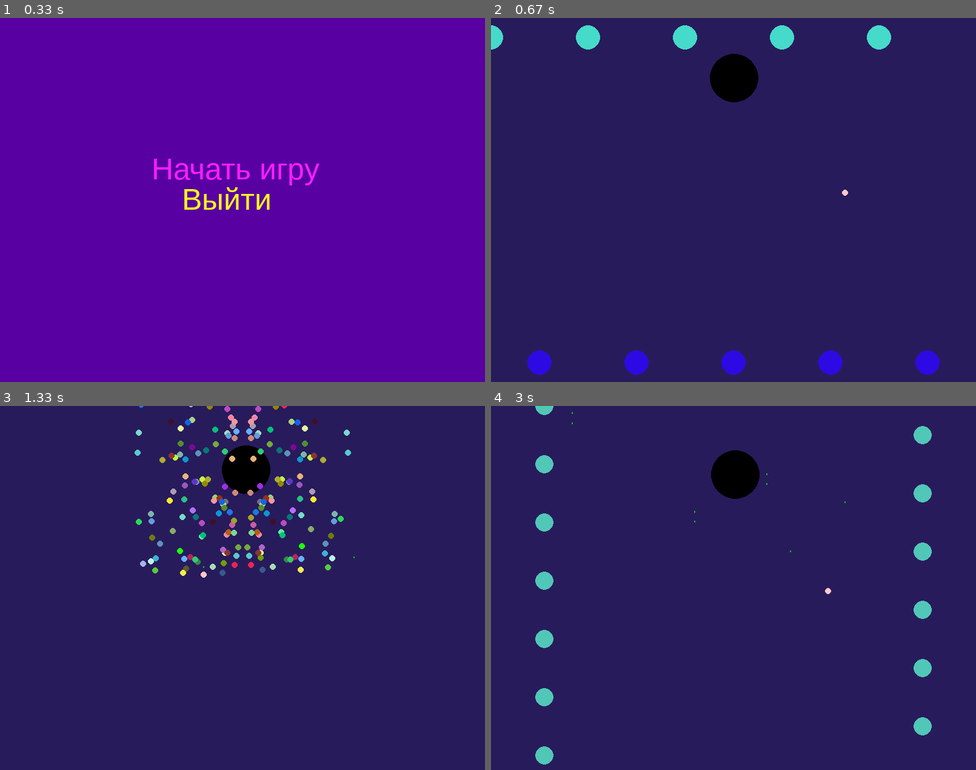
Above: before the commit, frames 1-4 (two rows, left to right).
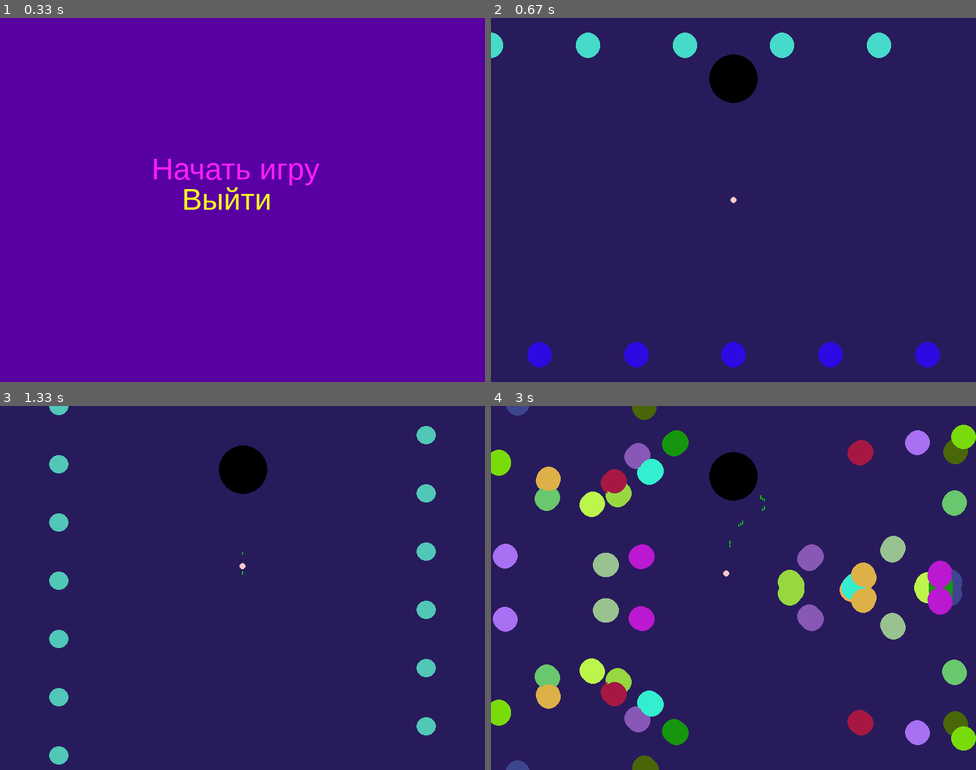
Above: after the commit, the same moments.

Repository: YuryNagorny/Gleb-Yura-PyGame
Game: pygame game, started from main.py
The game is run twice, just before and just after one commit, with the same random seed, the same clock (stepped at 60 frames per second) and the same inputs.
Inputs (mouse positions are in pixels of both pictures, inside the frame that each line leads up to):
- Up to frame 1 (0.33 s): no input
- Up to frame 2 (0.67 s): press the mouse at (689, 185) at 0.37 s; move the mouse to (767, 189) at 0.47 s; release the mouse at (845, 192) at 0.6 s
- Up to frame 3 (1.33 s): tap 1 at 0.67 s; hold W from 1 s (still down); move the mouse to (203, 573) at 1.03 s; tap Space at 1.07 s
- Up to frame 4 (3 s): tap Space at 1.37, 1.57, 1.87, 2.07, 2.37, 2.63, 2.97 s; release W at 1.47 s; hold D 1.5-1.97 s; move the mouse to (573, 460) at 1.53 s; hold A 2-2.53 s; move the mouse to (767, 504) at 2.03 s; tap 1 at 2.15 s; hold S 2.57-2.87 s; move the mouse to (791, 562) at 2.6 s; hold A from 2.9 s (still down); move the mouse to (830, 591) at 2.93 s

Frame 1 is identical in both runs. In frame 2, 2.1% of the frame differs, in the area x 0-93%, y 2-98%; in frame 3, 4.7%; in frame 4, 15%, in the area x 0-100%, y 0-100%.

Commit message:
Update main.py

Diff:
--- a/main.py
+++ b/main.py
@@ -17,50 +17,41 @@
                 color = (random.randint(0, 255), random.randint(0, 255), random.randint(0, 255))
                 vector = (1, random.randint(20, 500) / 100, random.randint(20, 500) / 100)
                 self.projectiles.append(Projectile(coord[0], coord[1], radius[self.type_], color, 0, vector))
-                self.projectiles.append(
-                    Projectile(coord[0], coord[1], radius[self.type_], color, 0, (0, vector[1], vector[-1])))
+                self.projectiles.append(Projectile(coord[0], coord[1], radius[self.type_], color, 0, (0, vector[1], vector[-1])))
         if self.geometry == 2:
             for _ in range(0, self.count):
                 color = (random.randint(0, 255), random.randint(0, 255), random.randint(0, 255))
                 vector = (1, random.randint(20, 500) / 100, random.randint(20, 500) / 100)
                 self.projectiles.append(Projectile(coord[0], coord[1], radius[self.type_], color, 0, vector))
-                self.projectiles.append(
-                    Projectile(coord[0], coord[1], radius[self.type_], color, 0, (0, vector[1], vector[-1])))
+                self.projectiles.append(Projectile(coord[0], coord[1], radius[self.type_], color, 0, (0, vector[1], vector[-1])))
                 self.projectiles.append(Projectile(coord[0], coord[1], radius[self.type_], color, 1, vector))
-                self.projectiles.append(
-                    Projectile(coord[0], coord[1], radius[self.type_], color, 1, (0, vector[1], vector[-1])))
+                self.projectiles.append(Projectile(coord[0], coord[1], radius[self.type_], color, 1, (0, vector[1], vector[-1])))
         if self.geometry == 3:
-            for _ in range(0, self.count):
-                if random.randint(0, 1):
-                    color = (random.randint(0, 255), random.randint(0, 255), random.randint(0, 255))
-                    vector = (1, random.randint(20, 300) / 100, random.randint(20, 500) / 100)
-                    self.projectiles.append(Projectile(coord[0], coord[1], radius[self.type_], color, 0, vector))
-                    self.projectiles.append(
-                        Projectile(coord[0], coord[1], radius[self.type_], color, 0, (0, vector[1], vector[-1])))
-                    vector = (1, random.randint(20, 500) / 100, random.randint(20, 500) / 100)
-                    self.projectiles.append(Projectile(coord[0], coord[1], radius[self.type_], color, 1, vector))
-                    self.projectiles.append(
-                        Projectile(coord[0], coord[1], radius[self.type_], color, 1, (0, vector[1], vector[-1])))
-                else:
-                    color = (random.randint(0, 255), random.randint(0, 255), random.randint(0, 255))
-                    vector = (1, random.randint(20, 300) / 100, random.randint(20, 500) / 100)
-                    self.projectiles.append(Projectile(coord[0], coord[1], radius[self.type_], color, 1, vector))
-                    self.projectiles.append(
-                        Projectile(coord[0], coord[1], radius[self.type_], color, 1, (0, vector[1], vector[-1])))
-                    vector = (1, random.randint(20, 500) / 100, random.randint(20, 500) / 100)
-                    self.projectiles.append(Projectile(coord[0], coord[1], radius[self.type_], color, 0, vector))
-                    self.projectiles.append(
-                        Projectile(coord[0], coord[1], radius[self.type_], color, 0, (0, vector[1], vector[-1])))
+                for _ in range(0, self.count):
+                    if random.randint(0, 1):
+                        color = (random.randint(0, 255), random.randint(0, 255), random.randint(0, 255))
+                        vector = (1, random.randint(20, 300) / 100, random.randint(20, 500) / 100)
+                        self.projectiles.append(Projectile(coord[0], coord[1], radius[self.type_], color, 0, vector))
+                        self.projectiles.append(Projectile(coord[0], coord[1], radius[self.type_], color, 0, (0, vector[1], vector[-1])))
+                        vector = (1, random.randint(20, 500) / 100, random.randint(20, 500) / 100)
+                        self.projectiles.append(Projectile(coord[0], coord[1], radius[self.type_], color, 1, vector))
+                        self.projectiles.append(Projectile(coord[0], coord[1], radius[self.type_], color, 1, (0, vector[1], vector[-1])))
+                    else:
+                        color = (random.randint(0, 255), random.randint(0, 255), random.randint(0, 255))
+                        vector = (1, random.randint(20, 300) / 100, random.randint(20, 500) / 100)
+                        self.projectiles.append(Projectile(coord[0], coord[1], radius[self.type_], color, 1, vector))
+                        self.projectiles.append(Projectile(coord[0], coord[1], radius[self.type_], color, 1, (0, vector[1], vector[-1])))
+                        vector = (1, random.randint(20, 500) / 100, random.randint(20, 500) / 100)
+                        self.projectiles.append(Projectile(coord[0], coord[1], radius[self.type_], color, 0, vector))
+                        self.projectiles.append(Projectile(coord[0], coord[1], radius[self.type_], color, 0, (0, vector[1], vector[-1])))
         if self.geometry == 4:
             for _ in range(0, self.count):
                 color = (random.randint(0, 255), random.randint(0, 255), random.randint(0, 255))
                 vector = (1, random.randint(20, 500) / 100, random.randint(20, 500) / 100)
                 self.projectiles.append(Projectile(coord[0], coord[1], radius[self.type_], color, 1, vector))
-                self.projectiles.append(
-                    Projectile(coord[0], coord[1], radius[self.type_], color, 1, (0, vector[1], vector[-1])))
+                self.projectiles.append(Projectile(coord[0], coord[1], radius[self.type_], color, 1, (0, vector[1], vector[-1])))
                 self.projectiles.append(Projectile(coord[0], coord[1], radius[self.type_], color, 0, vector))
-                self.projectiles.append(
-                    Projectile(coord[0], coord[1], radius[self.type_], color, 0, (0, vector[1], vector[-1])))
+                self.projectiles.append(Projectile(coord[0], coord[1], radius[self.type_], color, 0, (0, vector[1], vector[-1])))
         if self.geometry == 5:
             for _ in range(0, self.count):
                 color = (random.randint(0, 255), random.randint(0, 255), random.randint(0, 255))
@@ -99,6 +90,7 @@
                     color = (random.randint(0, 255), random.randint(0, 255), random.randint(0, 255))
                     vector1 = (1, random.randint(20, 500) / 100, random.randint(20, 500) / 100)
                     vector2 = (0, vector1[1], vector1[-1])
+                    vector3 = (1, random.randint(20, 500) / 100, random.randint(20, 500) / 100)
                     self.projectiles.append(Projectile(800, 300, radius[self.type_], color, 0, vector2))
                     self.projectiles.append(Projectile(800, 300, radius[self.type_], color, 1, vector2))
                     self.projectiles.append(Projectile(0, 0, radius[self.type_], color, 0, vector1))
@@ -123,6 +115,7 @@
                         self.projectiles.append(Projectile(i, 600, radius[self.type_], color2, 0, (0, 0, -2)))
         if self.geometry == 9:
             color1 = (random.randint(0, 255), random.randint(0, 255), random.randint(0, 255))
+            color2 = (random.randint(0, 255), random.randint(0, 255), random.randint(0, 255))
             a = -1
             if random.randint(0, 1):
                 for i in range(0, 600, self.type_ * 16):
@@ -156,8 +149,7 @@
         self.hp -= 1
         if self.hp <= 0:
             enemy_count += 1
-            boss = Enemy((random.randint(40, 760), random.randint(40, 400)),
-                         (random.randint(0, 255), random.randint(0, 255), random.randint(0, 255)))
+            boss = Enemy((random.randint(40, 760), random.randint(40, 400)), (random.randint(0, 255), random.randint(0, 255), random.randint(0, 255)))
 
     def move(self):
         if random.randint(0, 1):
@@ -174,7 +166,6 @@
                 self.y += 1
             else:
                 self.y += 1 if random.randint(0, 1) else -1
-
 
 class Projectile:
     def __init__(self, x, y, r, color, gravity, vector):
@@ -233,8 +224,10 @@
         self.setting = setting
 
     def move(self, x, y):
-        self.x += x
-        self.y += y
+        if (x > 0 and self.x <= 800 - self.r) or (x < 0 and self.x >= 0 + self.r):
+            self.x += x
+        if (y > 0 and self.y <= 600 - self.r) or (y < 0 and self.y >= 0 + self.r):
+           self.y += y
 
     def render(self):
         pygame.draw.circle(screen, (255, 200, 200), (self.x, self.y), self.r)
@@ -259,15 +252,13 @@
     def __init__(self):
         pass
 
-
 enemy_count = 0
 projectiles = []
 bullets = []
-player = Player(0)
+player = Player(1)
 times = 0
 boss = Enemy((400, 100), (0, 0, 0))
 diff = 1
-
 
 def start():
     global projectiles
@@ -283,6 +274,7 @@
                 a = Attack()
                 projectiles = a.projectiles.copy()
                 boss.move()
+            clock = pygame.time.Clock()
             keys = pygame.key.get_pressed()
             for event in pygame.event.get():
                 if event.type == pygame.QUIT:
@@ -290,10 +282,7 @@
                 if event.type == pygame.MOUSEBUTTONUP:
                     player.shot()
             run = True
-            pygame.init()
-            size = width, height = 800, 600
             screen = pygame.display.set_mode(size)
-            f = True
             while run:
                 screen.fill(Screen.COLORS['blue'])
                 stage = 0
@@ -314,7 +303,6 @@
                     for i in range(diff):
                         projectiles += Attack().projectiles
                     boss.render()
-                clock = pygame.time.Clock()
                 keys = pygame.key.get_pressed()
                 for event in pygame.event.get():
                     if event.type == pygame.QUIT:
@@ -339,8 +327,6 @@
                     if i.kill(player):
                         print('kill')
                 player.render()
-                clock.tick(Screen.FPS)
-                times += 1
                 if stage < 255:
                     stage += 1
                 for i in bullets:
@@ -353,16 +339,14 @@
                         del projectiles[projectiles.index(i)]
                     i.render()
                     i.move()
-                    if i.kill(player) and f:
+                    if i.kill(player):
                         pass
                 boss.render()
                 player.render()
-                if stage < 255:
-                    stage += 1
                 times += 1
                 boss.render()
                 boss.move()
-                clock.tick(Screen.FPS)
+                clock.tick(Screen.FPS // 1.3)
                 pygame.display.flip()
     else:
         run = True
@@ -375,7 +359,6 @@
                 times = 0
                 for i in range(diff):
                     projectiles += Attack().projectiles
-                boss.render()
             clock = pygame.time.Clock()
             screen.fill(Screen.COLORS['blue'])
             keys = pygame.key.get_pressed()
@@ -407,12 +390,10 @@
                 if i.kill(player):
                     print('kill')
             player.render()
+            times += 1
+            boss.move()
             pygame.display.flip()
             clock.tick(Screen.FPS)
-            times += 1
-            if stage < 255:
-                stage += 1
-            boss.move()
 
 
 pygame.font.init()
